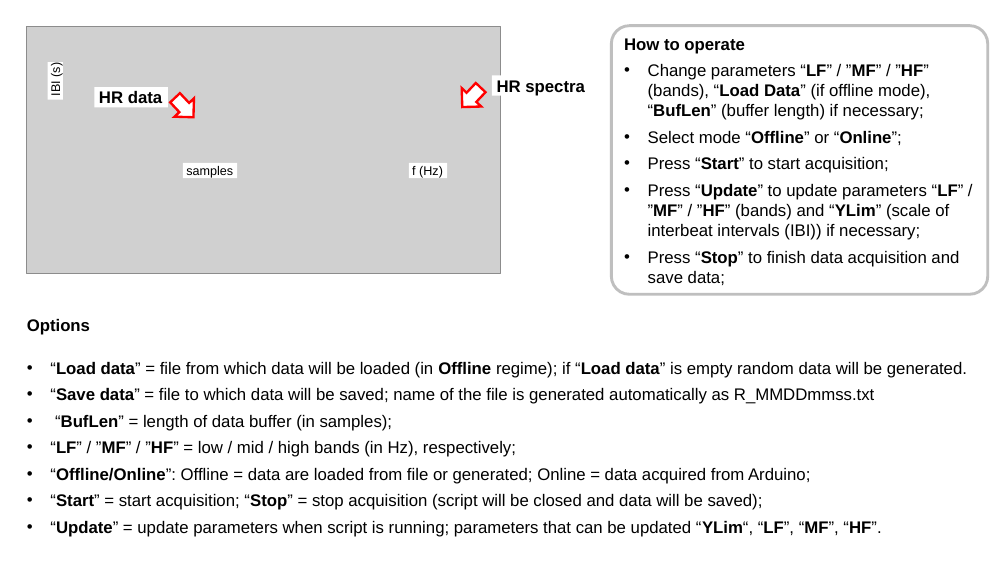
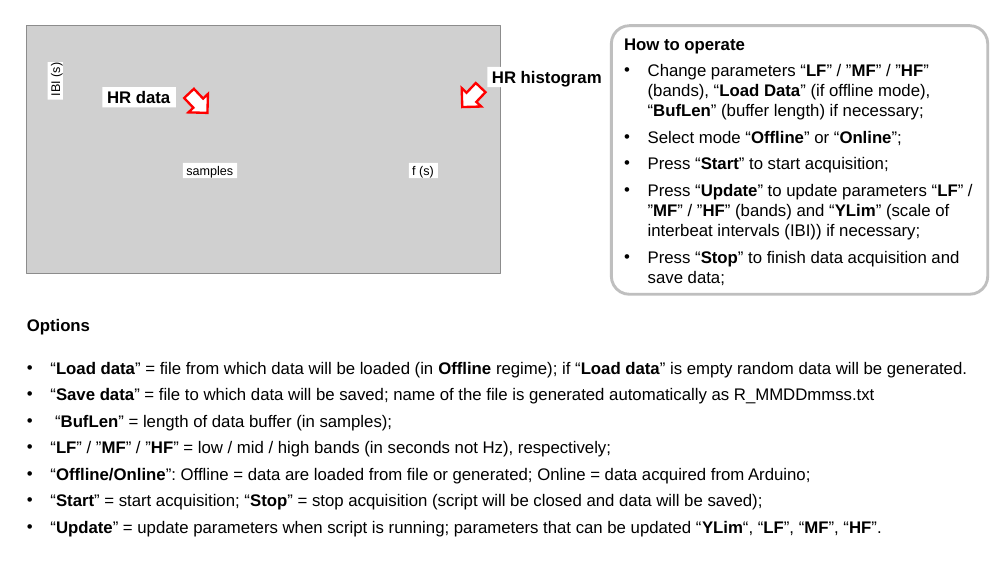
Before and after one commit to alxzgl1/heartrate_dacq, a slide deck: slide 1 of manual.pptx. Drawn at 1008x567 pixels with LibreOffice and Linux fonts; fonts in the diff are those of the drawing; grey boxes stand for pictures. Boxes give left, top, right and bottom in pixels: in the first picture for what was removed or moved away, otherwise in the second. Text is boxed around its words. In the diff, an @@ line names an element or a change of style, - is before the commit and + after.

Commit message:
L15

```diff
--- a/manual.pptx
+++ b/manual.pptx
@@ rectangle "HR data": place and size @@
-rectangle "HR data" at box(95, 87, 168, 107)
+rectangle "HR data" at box(103, 87, 176, 107)
@@ right arrow: place and size @@
-right arrow at box(165, 89, 203, 126)
+right arrow at box(180, 85, 217, 122)
@@ text at box(492, 71, 602, 87): text changed @@
-HR spectra
+HR histogram
@@ rectangle "f (s)": place and size @@
-rectangle "f (s)" at box(409, 163, 448, 178)
+rectangle "f (s)" at box(409, 163, 439, 178)
@@ text in rectangle at box(412, 166, 434, 178): text changed @@
-f (Hz)
+f (s)
@@ text at box(50, 441, 611, 457): text changed @@
-• “LF” / ”MF” / ”HF” = low / mid / high bands (in Hz), respectively;
+• “LF” / ”MF” / ”HF” = low / mid / high bands (in seconds not Hz), respectively;
```
